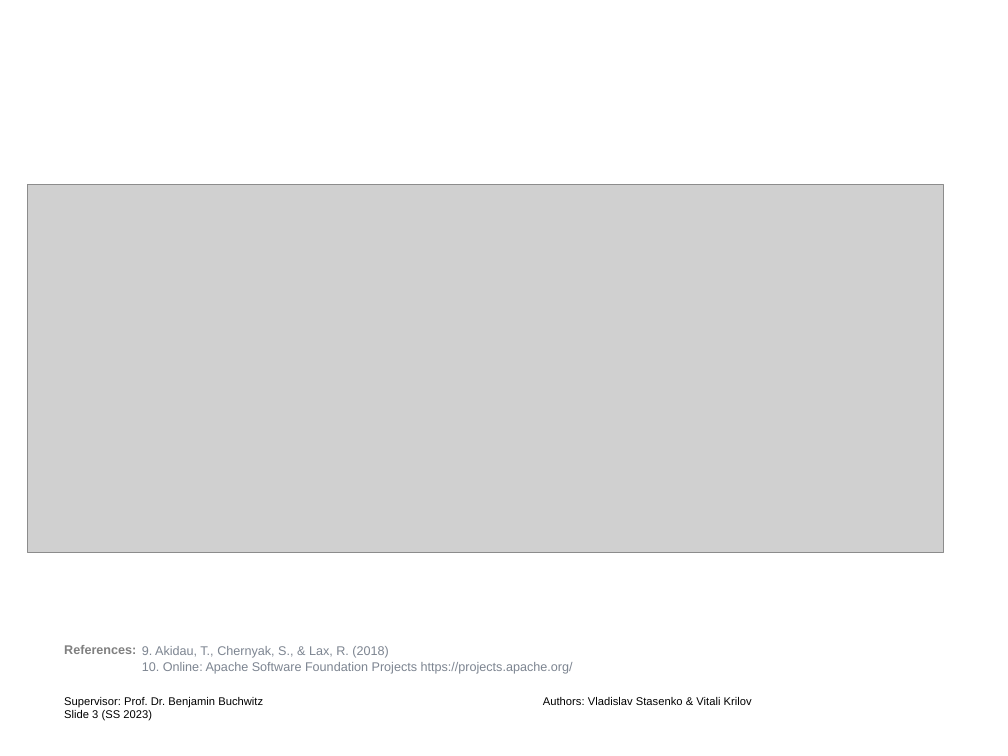
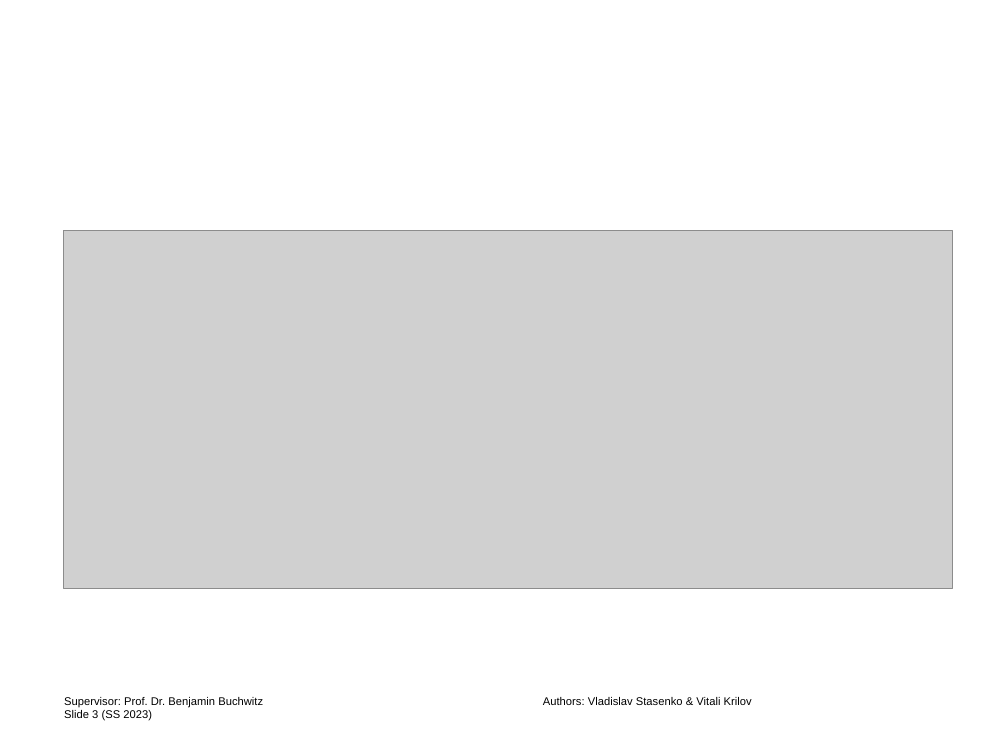
Before and after one commit to vladislabv/stream-processing, a slide deck: slide 3 of content/presentation/Presentation-Stream-Processing-Merged.pptx. Drawn at 1008x756 pixels with LibreOffice and Linux fonts; fonts in the diff are those of the drawing; grey boxes stand for pictures; background and template pictures are left out. Boxes give left, top, right and bottom in pixels: in the first picture for what was removed or moved away, otherwise in the second. Text is boxed around its words. In the diff, an @@ line names an element or a change of style, - is before the commit and + after.

Commit message:
delete slide references, all will be on the bib slide at the end

```diff
--- a/content/presentation/Presentation-Stream-Processing-Merged.pptx
+++ b/content/presentation/Presentation-Stream-Processing-Merged.pptx
@@ picture resized from (x1=27, y1=184, x2=943, y2=552) to (x1=64, y1=231, x2=953, y2=589) @@
@@ text removed at (x1=64, y1=645, x2=136, y2=654) @@
-References:
@@ text removed at (x1=142, y1=646, x2=573, y2=674) @@
-9. Akidau, T., Chernyak, S., & Lax, R. (2018)
-10. Online: Apache Software Foundation Projects https://projects.apache.org/
```
Also in this commit, not shown: 12 other slides changed.
